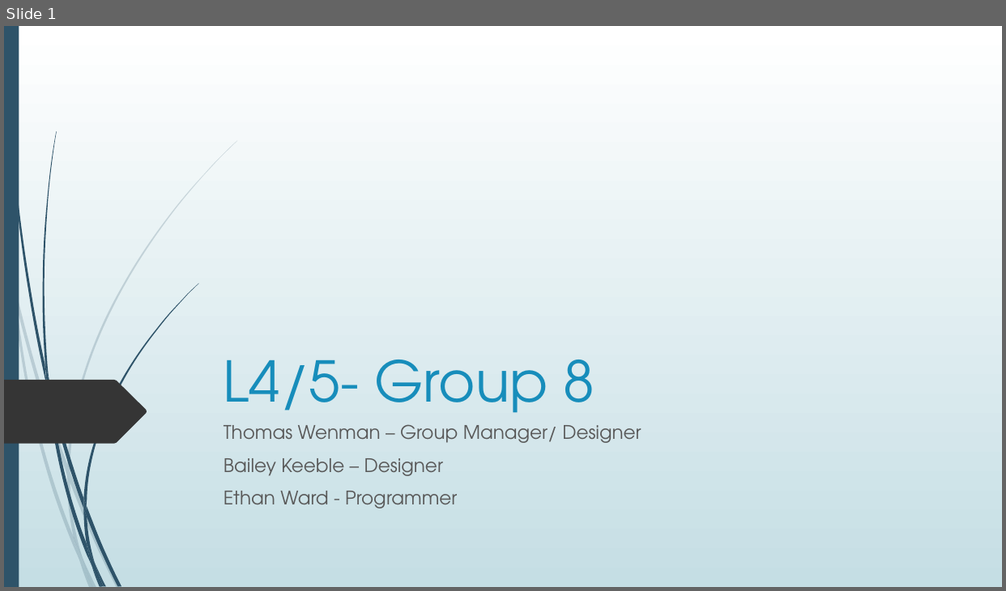
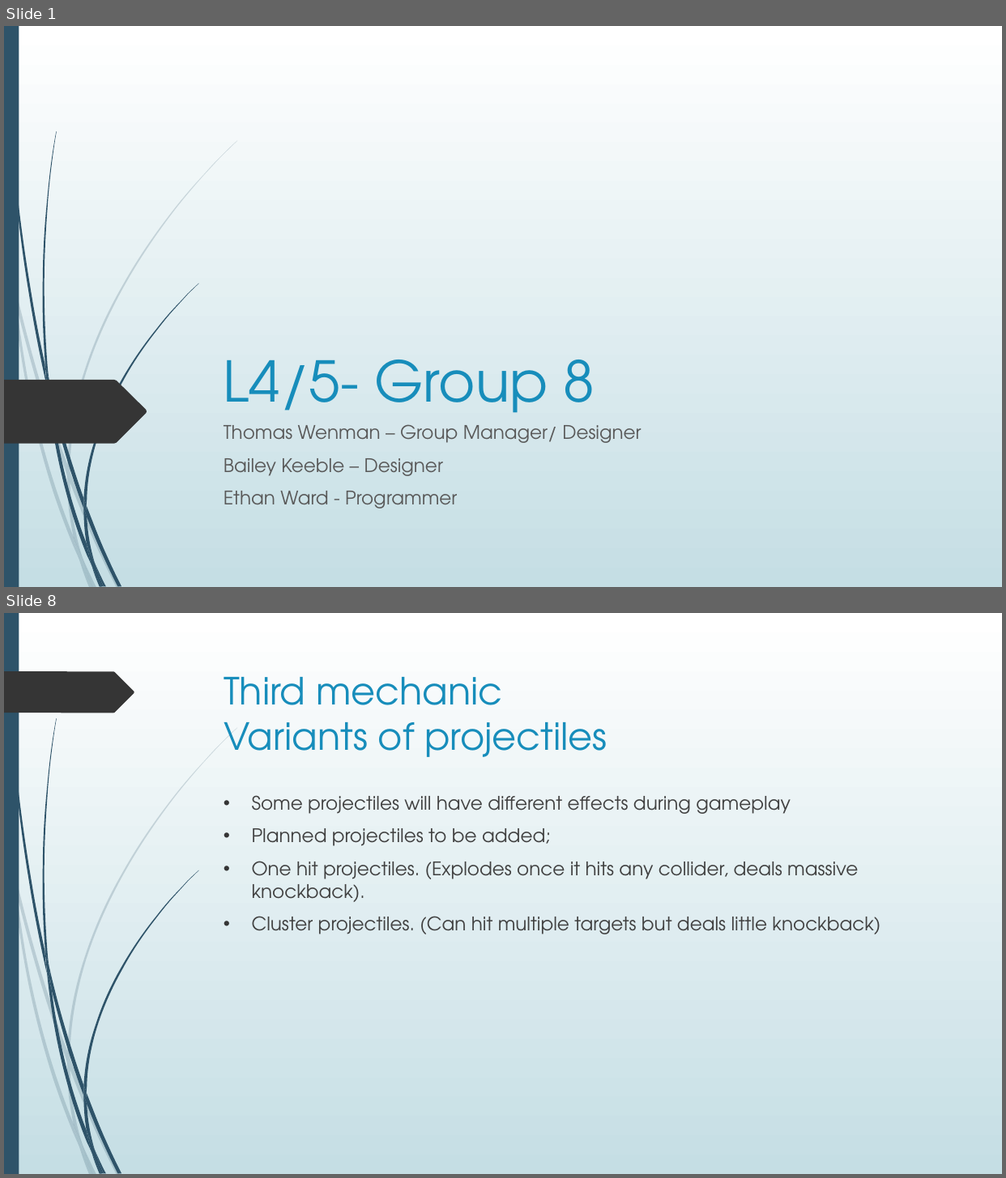
Before and after one commit to UoSGamesGroups/second-semester-s2-level-4-5-group-8, a slide deck: Presentations/First Presentation.pptx. Shown one above the other, each under a label of ours: slide 1 before the commit, slides 1 and 8 after it; the slides between them are not shown. The pictures are 1006x591 and 1006x1178 pixels, drawn with LibreOffice and Linux fonts; fonts in the diff are those of the drawing. Boxes give left, top, right and bottom in pixels: in the first picture for what was removed or moved away, otherwise in the second. Text is boxed around its words. In the diff, an @@ line names an element or a change of style, - is before the commit and + after.

```diff
--- a/Presentations/First Presentation.pptx
+++ b/Presentations/First Presentation.pptx
@@ slide 8 added at (x1=4, y1=613, x2=1002, y2=1174), background gradient #FFFFFF to #C5DEE5; not listed: 23 template elements that a slide beside it also shows @@
@@ freeform shape added at (x1=4, y1=671, x2=134, y2=713), fill #353535 @@
@@ title added at (x1=224, y1=677, x2=607, y2=757), 36 pt, text #178DBB @@
+Third mechanic
+Variants of projectiles
@@ text added at (x1=252, y1=795, x2=880, y2=935), 18 pt, text #404040 @@
+• Some projectiles will have different effects during gameplay
+• Planned projectiles to be added;
+• One hit projectiles. (Explodes once it hits any collider, deals massive knockback).
+• Cluster projectiles. (Can hit multiple targets but deals little knockback)
```
Also in this commit, not shown: 2 slides changed, 7 other slides added, 3 slides removed, 1 other file.
